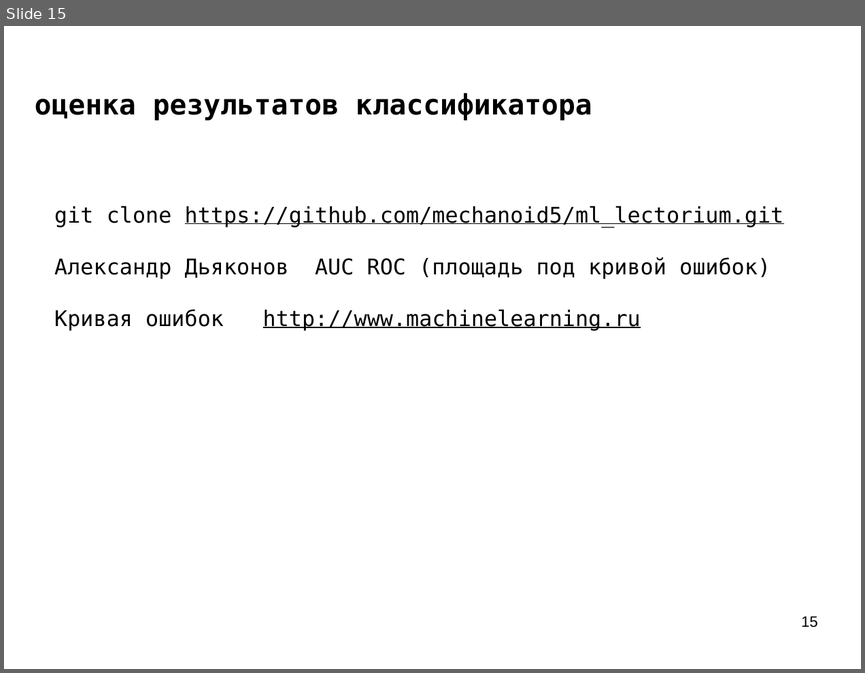
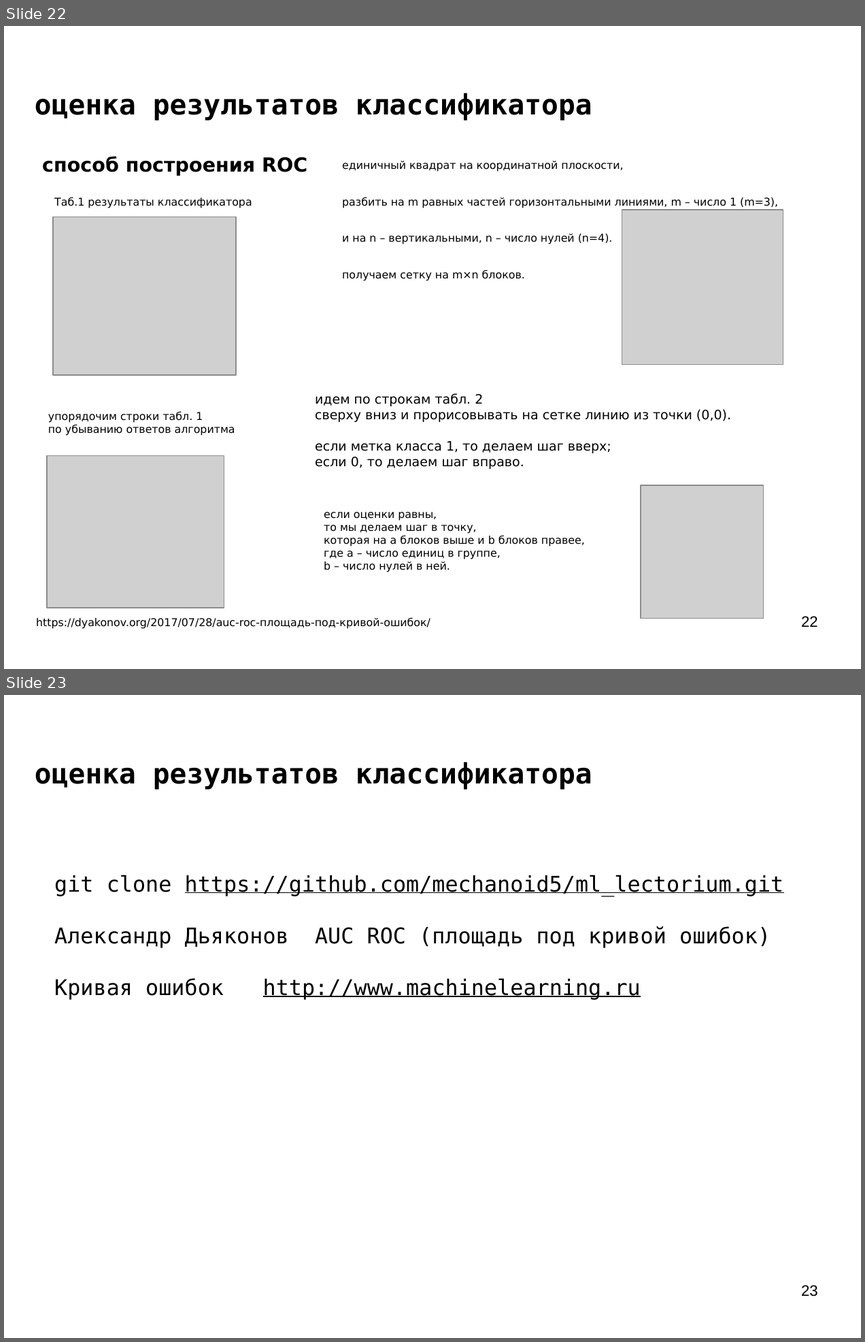
Before and after one commit to mechanoid5/ml_lectorium_legacy, a slide deck: 06-roc-auc.odp. Shown one above the other, each under a label of ours: slide 15 before the commit, slides 22 and 23 after it. The pictures are 865x673 and 865x1342 pixels, drawn with LibreOffice and Linux fonts; fonts in the diff are those of the drawing; grey boxes stand for pictures; background and template pictures are left out. Boxes give left, top, right and bottom in pixels: in the first picture for what was removed or moved away, otherwise in the second. Text is boxed around its words. In the diff, an @@ line names an element or a change of style, - is before the commit and + after.

```diff
--- a/06-roc-auc.odp
+++ b/06-roc-auc.odp
@@ slide 22 added at [4, 26, 861, 669], background picture (left out) @@
@@ title added at [35, 93, 592, 121], 26 pt, text #000000, bold @@
+оценка результатов классификатора
@@ text added at [42, 156, 307, 176], 18 pt, text #000000, bold @@
+способ построения ROC
@@ text added at [342, 161, 778, 281], 10 pt, text #000000 @@
+единичный квадрат на координатной плоскости,
+разбить на m равных частей горизонтальными линиями, m – число 1 (m=3),
+и на n – вертикальными, n – число нулей (n=4).
+получаем сетку на m×n блоков.
@@ text added at [54, 197, 252, 208], 10 pt, text #000000 @@
+Таб.1 результаты классификатора
@@ picture added at [53, 217, 236, 375] @@
@@ picture added at [622, 210, 783, 364] @@
@@ text added at [48, 411, 235, 435], 10 pt, text #000000 @@
+упорядочим строки табл. 1
+по убыванию ответов алгоритма
@@ text added at [315, 393, 731, 469], 12 pt, text #000000 @@
+идем по строкам табл. 2
+сверху вниз и прорисовывать на сетке линию из точки (0,0).
+если метка класса 1, то делаем шаг вверх;
+если 0, то делаем шаг вправо.
@@ picture added at [47, 455, 224, 607] @@
@@ picture added at [640, 486, 764, 618] @@
@@ text added at [324, 512, 585, 572], 10 pt, text #000000 @@
+если оценки равны,
+то мы делаем шаг в точку,
+которая на a блоков выше и b блоков правее,
+где a – число единиц в группе,
+b – число нулей в ней.
@@ text added at [36, 617, 430, 628], 10 pt, text #000000 @@
+https://dyakonov.org/2017/07/28/auc-roc-площадь-под-кривой-ошибок/
@@ page number added at [801, 616, 818, 626], 14 pt, text #000000 @@
+22
@@ what was slide 15 is now slide 23 @@
@@ page number at [801, 1285, 818, 1296]: text changed @@
-15
+23
```
Also in this commit, not shown: 8 slides changed, 7 other slides added, 3 other files.
